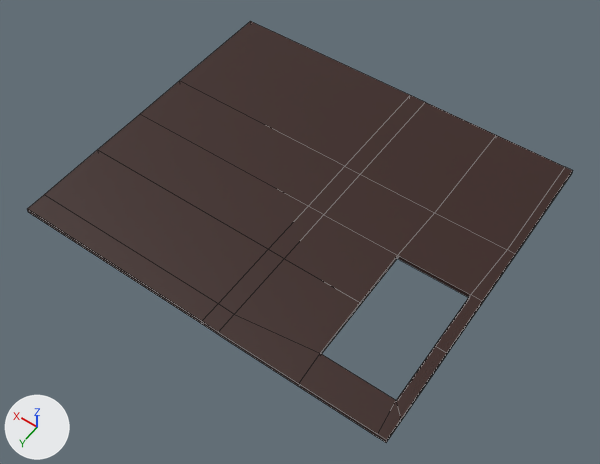
One commit to the FBX model Graphic/TutorialObjects/M_CeilingDown.fbx: the scene before it, then after it.
Both versions are drawn from a camera (50 mm lens) standing at (-3.74, 6.21, 12.18) and looking at (1.81, -1.56, -0.02). Lighting does not change. The marker at lower left points along +X, +Y and +Z. Mesh edges are drawn as thin lines. Where no turn or scale is listed for an object, it has been applied to the vertices.

Objects in the first picture: 'Ceiling_Down'.
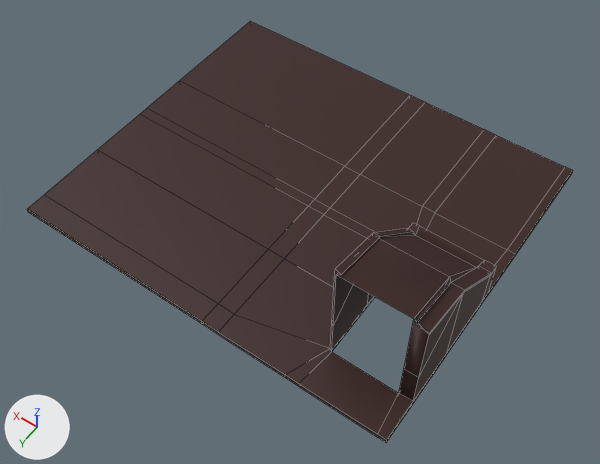
The edits, one by one:
me_cube_047 is used by ob_ceiling_down; location (0.0, 0.0, -0.21).
me_cube_047 had 72 vertices, 69 faces and spanned x -1.65..6.49, y -6.11..0.93, z -0.08..0.02.
me_cube_047 now has 130 vertices, 131 faces and spans x -1.65..6.49, y -6.11..0.93, z -0.08..2.32.
Part 1, on me_cube_047:
26 faces are deleted.
10 vertices move from x -1.65..0.1, y -2.27..0.49, z -0.08..0.02 to x -1.65..0.37, y -2.27..0.25, z -0.08..0.02.
38 vertices are added at x -1.65..0.37, y -2.49..0.29, z -0.08..2.32.
8 new vertices lie (0.0, 1.06, 0.0) away from vertices in x -1.65..6.49, y -3.55, z -0.08..0.02.
6 new vertices lie (-1.42, 0.0, 0.0) away from vertices in x 1.75, y -6.11..0.93, z -0.08..0.02.
6 new vertices lie (0.0, 0.0, 0.81) away from vertices in x -1.65..0.1, y -2.49..0.49, z 0.02.
88 new faces join them.

Where the change shows, as pixel boxes [x1, y1, x2, y2] in the pictures (600 x 464 px):
part 1 of me_cube_047, built on
    both: [140, 81, 515, 442]
